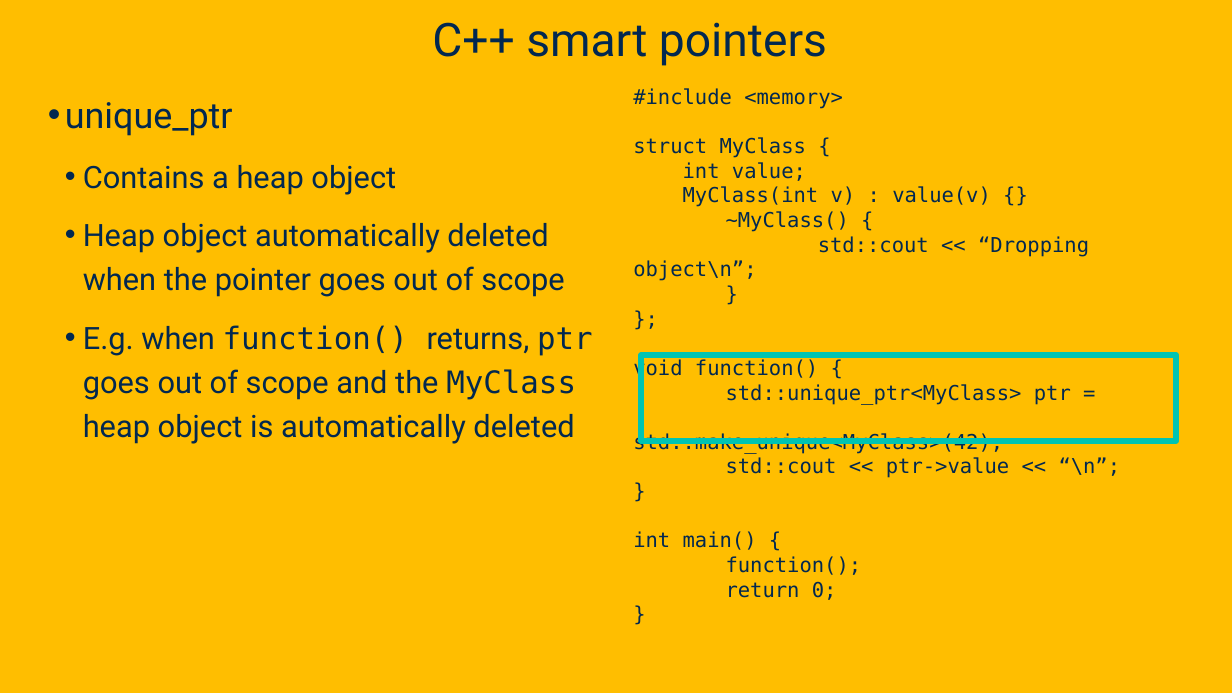
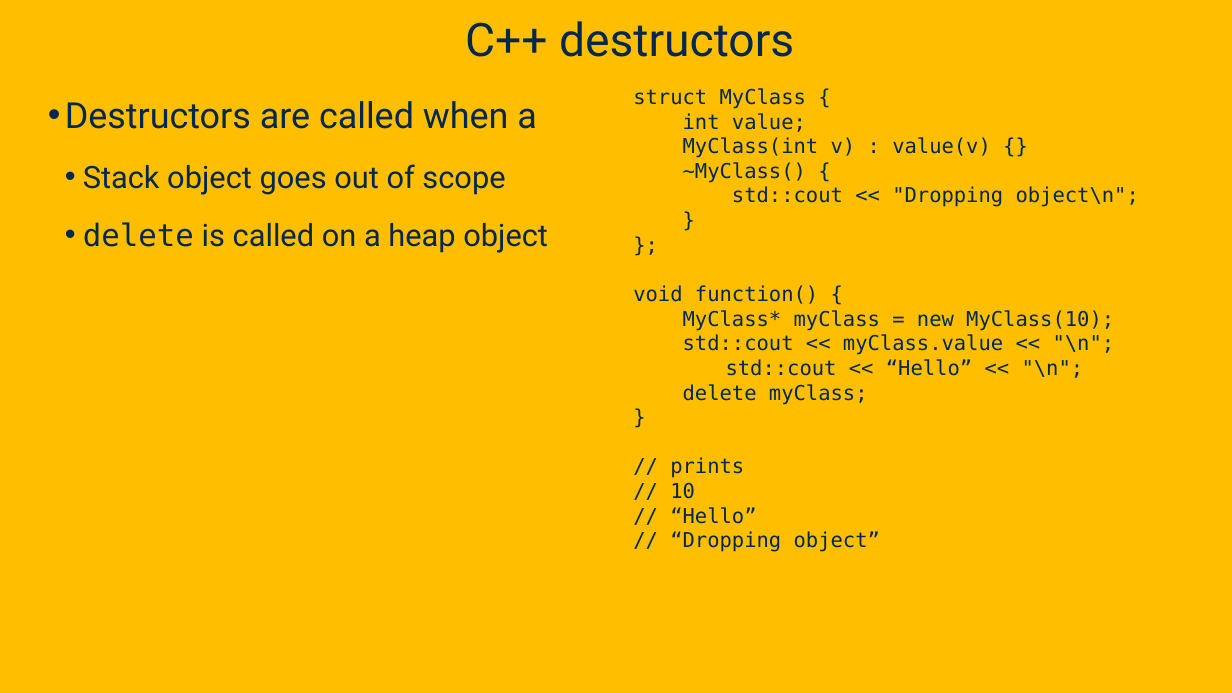
Before and after one commit to davsec-teaching/ecs160-f25, a slide deck: slide 113 of slides/9_software_security.pptx (slide 123 before the commit). Drawn at 1232x693 pixels with LibreOffice and Linux fonts; fonts in the diff are those of the drawing; background and template pictures are left out. Boxes give left, top, right and bottom in pixels: in the first picture for what was removed or moved away, otherwise in the second. Text is boxed around its words. In the diff, an @@ line names an element or a change of style, - is before the commit and + after.

```diff
--- a/slides/9_software_security.pptx
+++ b/slides/9_software_security.pptx
@@ title at <box>465,21,794,57</box>: text changed @@
-C++ smart pointers
+C++ destructors
@@ text at <box>633,88,843,109</box>: paragraph removed @@
-#include <memory>
@@ text at <box>65,101,548,253</box>: text changed @@
-• unique_ptr
-  • Contains a heap object
-  • Heap object automatically deleted when the pointer goes out of scope
-  • E.g. when function() returns, ptr goes out of scope and the MyClass heap object is automatically deleted
+• Destructors are called when a
+  • Stack object goes out of scope
+  • delete is called on a heap object
@@ text at <box>732,186,1139,207</box>: text changed @@
-std::cout << “Dropping object\n”;
+std::cout << "Dropping object\n";
@@ text at <box>633,285,1115,552</box>: text changed @@
-};
-void function() {
-std::unique_ptr<MyClass> ptr = std::make_unique<MyClass>(42);
-std::cout << ptr->value << “\n”;
-}
-int main() {
-function();
-return 0;
-}
+};
+void function() {
+MyClass* myClass = new MyClass(10);
+std::cout << myClass.value << "\n";
+std::cout << “Hello” << "\n";
+delete myClass;
+}
+// prints
+// 10
+// “Hello”
+// “Dropping object”
@@ rectangle removed at <box>641,355,1177,441</box> @@
```
Also in this commit, not shown: 13 other slides changed, 5 slides added, 1 slide removed.
